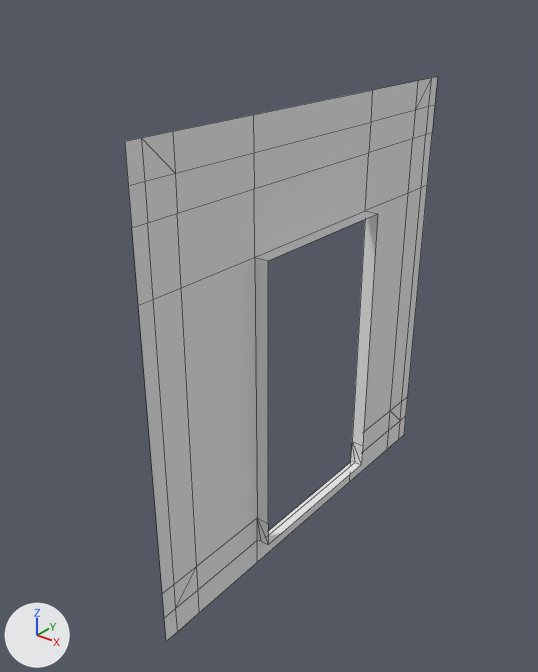
Before and after pictures for a commit that changed the FBX model Source/Assets/Models/Axel/Modular/Int_DoorMid.fbx.
Both versions are drawn from a 50 mm lens placed at (2.52, -5.24, 3.77), pointed at (-0.3, -1.72, 1.59). Lighting does not change. The marker at lower left points along +X, +Y and +Z. Mesh edges are drawn as thin lines. Where no turn or scale is listed for an object, it has been applied to the vertices.

In view in the first picture: 'Int_DoorMid'.
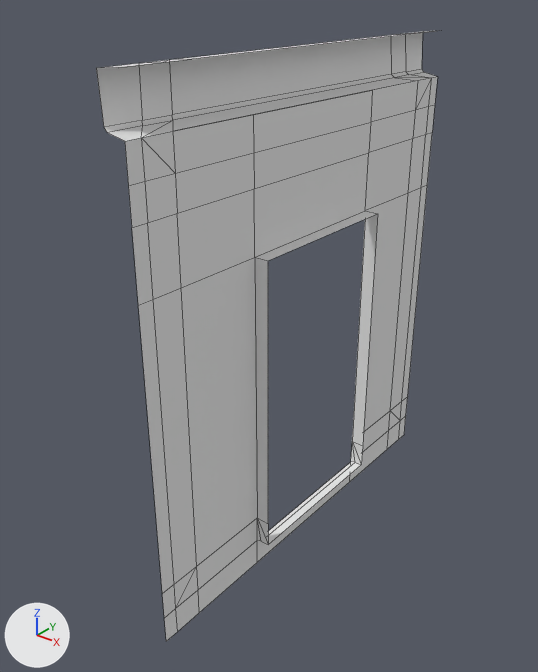
What differs and where, as boxes (x1, y1, x2, y2) in the pictures (538 x 672 px):
'Int_DoorMid', reshaped (11% wider, 8% taller): before (125, 77, 437, 641); after (96, 30, 441, 641)
part 1 of me_cube_142, added: after (96, 30, 441, 141)

Patch to the scene script:
```diff
--- a/Source/Assets/Models/Axel/Modular/Int_DoorMid.fbx.py
+++ b/Source/Assets/Models/Axel/Modular/Int_DoorMid.fbx.py
@@ me_cube_142 @@
 # used by ob_int_doormid; location = (0.0, 0.0, 0.0)
-me_cube_142.from_pydata(...)  # 64 vertices, 55 faces; spans x -0.1..0.0, y -3.0..0.0, z 0.0..3.1
+me_cube_142.from_pydata(...)  # 92 vertices, 79 faces; spans x -0.25..0.0, y -3.0..0.0, z 0.0..3.41
+# me_cube_142 part 1
+# 19 vertices are added at x -0.25..-0.1, y -3.0..0.0, z 3.1..3.41
+# 9 new vertices lie (0.0, 0.2, 0.0) away from vertices in x -0.25..-0.1, y -2.9..-0.42, z 3.1..3.41
+# 24 new faces join them
 me_cube_142.materials.append(mat_mat_environment)
```
